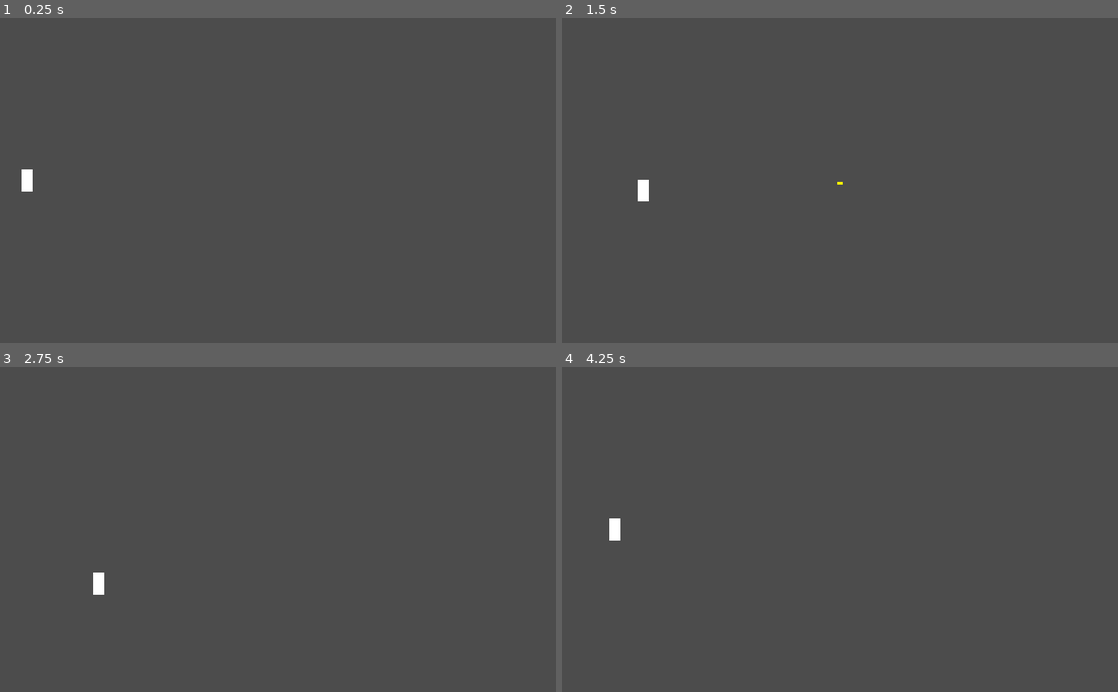
Above: before the commit, frames 1-4 (two rows, left to right).
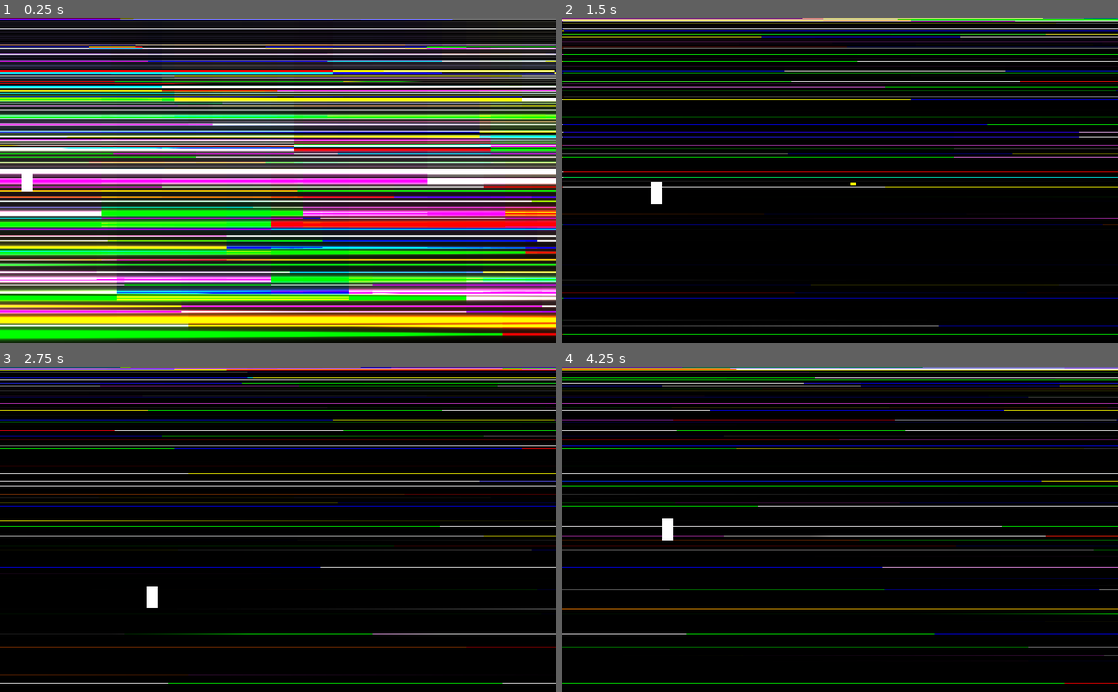
Above: after the commit, the same moments.

Repository: pigslyer/SlipspaceEscapades
Game: Godot game, scene res://Scenes/World.tscn
Two runs of this game, one before a commit and one after it. Both use one fixed random seed, a clock stepped at 60 frames per second and the inputs below.
Inputs:
- Up to frame 1 (0.25 s): no input
- Up to frame 2 (1.5 s): tap Enter (ui_accept) at 0.5 s; hold D (move_right) 0.53-1.28 s; hold Enter (ui_accept) 0.53-1.28 s; hold S (move_down) from 1.28 s (still down); tap Space (shoot) at 1.35 s
- Up to frame 3 (2.75 s): tap Enter (ui_accept) at 1.52, 1.55, 1.82 s; release S (move_down) at 2.03 s; hold D (move_right) from 2.03 s (still down); hold Enter (ui_accept) from 2.03 s (still down)
- Up to frame 4 (4.25 s): release D (move_right) at 2.78 s; release Enter (ui_accept) at 2.78 s; hold W (move_up) 2.78-3.53 s; tap Space (shoot) at 2.85 s; tap Enter (ui_accept) at 3.02, 3.05, 3.32 s; hold A (move_left) from 3.53 s (still down); hold Enter (ui_accept) from 3.53 s (still down)

The runs differ from the first frame. In frame 1, 96% of the frame differs, in the area x 0-100%, y 0-100%; in frame 2, 100%; in frame 3, 100%; in frame 4, 100%.

Commit message:
changed player acceleration and made player's moveable zone bigger, added slipspace background to world scene

Diff:
--- a/Assets/Asset Scenes/SlipspaceBackground.gd
+++ b/Assets/Asset Scenes/SlipspaceBackground.gd
@@ -1,16 +1,22 @@
 extends Node2D
+
+export var _acceptsInput: bool = true;
+export var _autoStart: bool = false;
 
 var _isSlipspace: bool = false;
 
 func _ready():
 	StartShaders();
 
+	if (_autoStart):
+		SetSlipspace(true);
+
 func StartShaders() -> void:
 	$StarryNight.GenerateStars();
 	$RainbowStreamShader.StartStreams();
 
 func _input(event):
-	if event.is_action_pressed("ui_accept"):
+	if _acceptsInput && event.is_action_pressed("ui_accept"):
 		SetSlipspace(!_isSlipspace);
 
 
--- a/Scenes/World.tscn
+++ b/Scenes/World.tscn
@@ -1,8 +1,19 @@
-[gd_scene load_steps=2 format=2]
+[gd_scene load_steps=5 format=2]
 
 [ext_resource path="res://Scenes/Player.tscn" type="PackedScene" id=1]
+[ext_resource path="res://Assets/Asset Scenes/SlipspaceBackground.tscn" type="PackedScene" id=2]
+
+[sub_resource type="RectangleShape2D" id=1]
+extents = Vector2( 509.5, 55 )
+
+[sub_resource type="RectangleShape2D" id=2]
+extents = Vector2( 53, 401 )
 
 [node name="World" type="Node2D"]
+
+[node name="SlipspaceBackground" parent="." instance=ExtResource( 2 )]
+_acceptsInput = false
+_autoStart = true
 
 [node name="Player" parent="." instance=ExtResource( 1 )]
 position = Vector2( 50, 300 )
@@ -11,5 +22,18 @@
 collision_layer = 16
 collision_mask = 0
 
-[node name="CollisionPolygon2D" type="CollisionPolygon2D" parent="PlayerLimits"]
-polygon = PoolVector2Array( 0, 0, 192, 0, 192, 600, 0, 600, 0, 664, 256, 664, 256, -64, -64, -64, -64, 664, 0, 664 )
+[node name="CollisionShape2D" type="CollisionShape2D" parent="PlayerLimits"]
+position = Vector2( 510.5, -56 )
+shape = SubResource( 1 )
+
+[node name="CollisionShape2D2" type="CollisionShape2D" parent="PlayerLimits"]
+position = Vector2( 510.5, 655 )
+shape = SubResource( 1 )
+
+[node name="CollisionShape2D3" type="CollisionShape2D" parent="PlayerLimits"]
+position = Vector2( -51, 309 )
+shape = SubResource( 2 )
+
+[node name="CollisionShape2D4" type="CollisionShape2D" parent="PlayerLimits"]
+position = Vector2( 406, 309 )
+shape = SubResource( 2 )
--- a/Scripts/Player.gd
+++ b/Scripts/Player.gd
@@ -2,7 +2,7 @@
 extends KinematicBody2D
 
 #CONSTANTS FOR MOVEMENT
-const ACCELERATION := 2000;
+const ACCELERATION := 2500;
 const FRICTION := 0.2;
 
 #CONSTANT FOR USE
